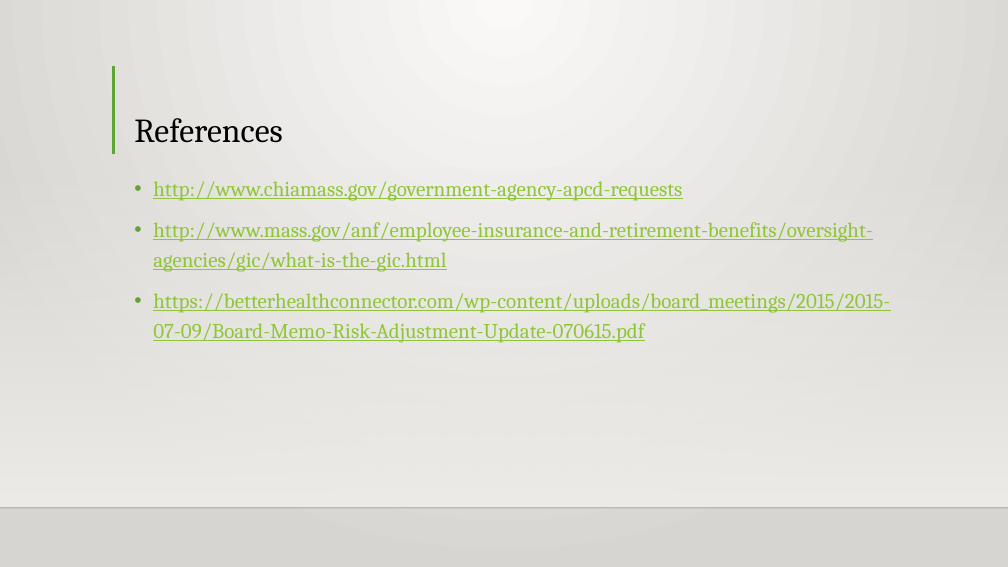
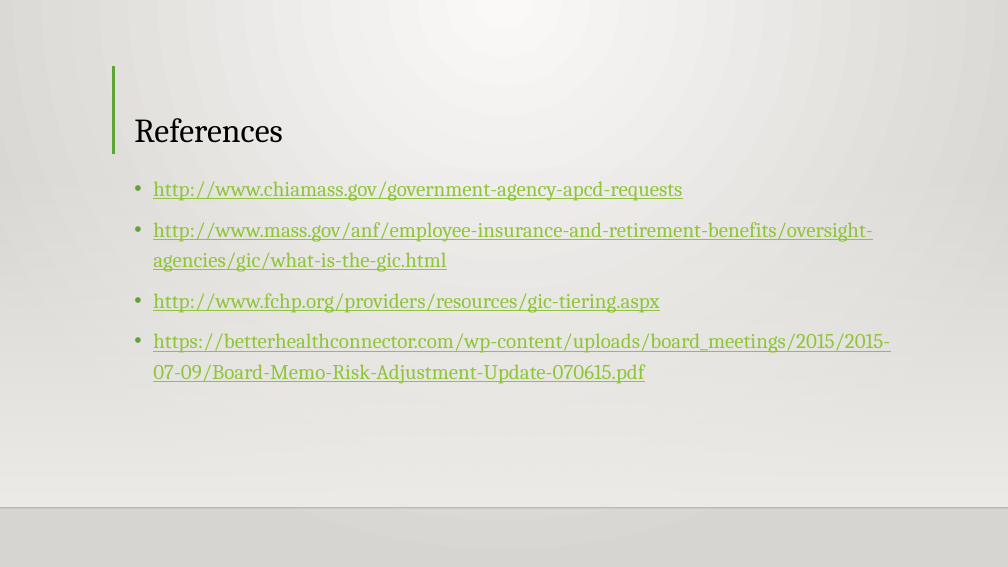
Before and after one commit to Intro-to-APCD/Intro-to-APCD.github.io, a slide deck: slide 6 of PowerPoints/Phase 2/010 Administrative Simplification.pptx. Drawn at 1008x567 pixels with LibreOffice and Linux fonts; fonts in the diff are those of the drawing; background and template pictures are left out. Boxes give left, top, right and bottom in pixels: in the first picture for what was removed or moved away, otherwise in the second. Text is boxed around its words. In the diff, an @@ line names an element or a change of style, - is before the commit and + after.

Commit message:
added a reference to the administrative simplification slides

```diff
--- a/PowerPoints/Phase 2/010 Administrative Simplification.pptx
+++ b/PowerPoints/Phase 2/010 Administrative Simplification.pptx
@@ text at <box>153,293,659,313</box>: paragraph added @@
+• http://www.fchp.org/providers/resources/gic-tiering.aspx
```
